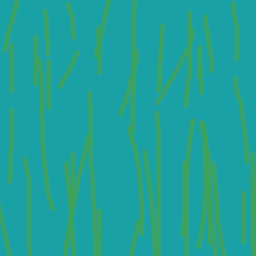
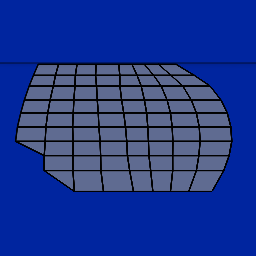
Revision of a layered 256x256 image; what changed, layer by layer:
added layer "Eyelash" (47%) above "UVIsland.png copy" over (x1=0, y1=62, x2=256, y2=72)
added layer "UVIsland.png copy" above "REyelid_df.png" over (x1=14, y1=63, x2=233, y2=192)
painted on "REyelid_df.png" over (x1=0, y1=0, x2=256, y2=256)
